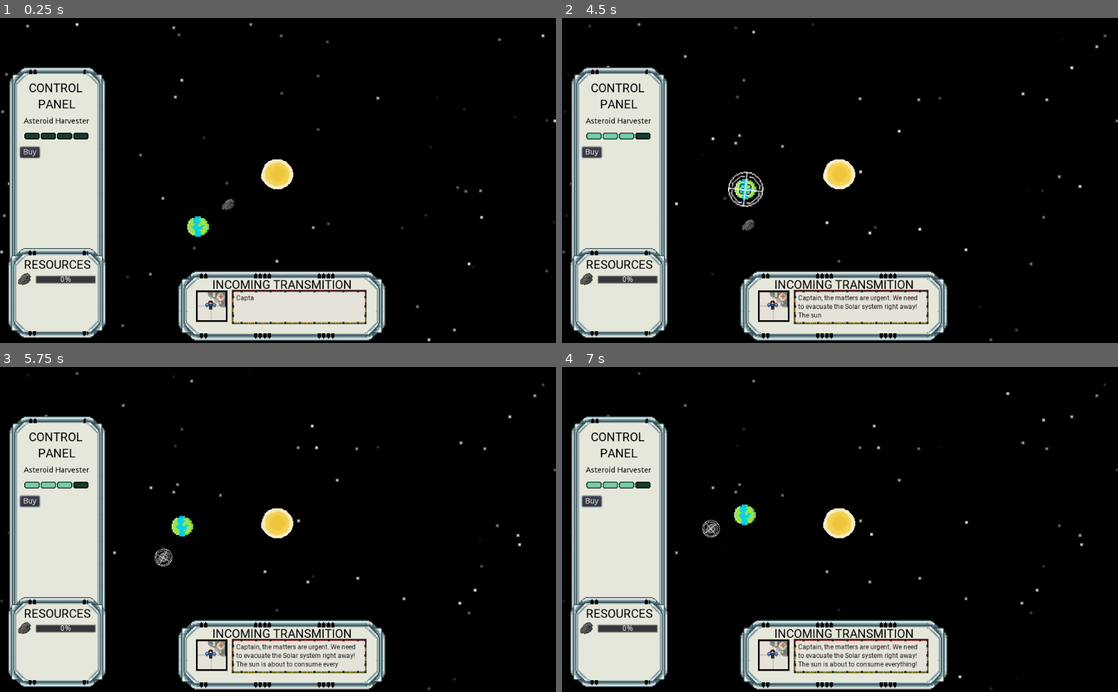
Above: before the commit, frames 1-4 (two rows, left to right).
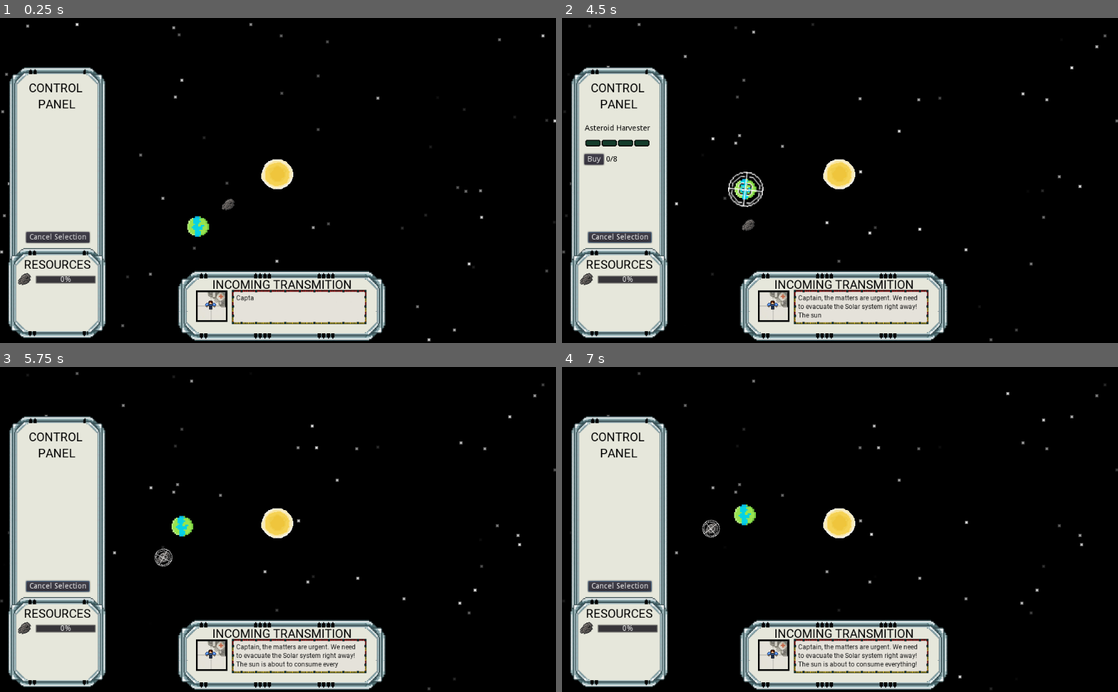
Above: after the commit, the same moments.

Repository: dev-cyprium/EndOfTheUniverse
Game: Godot game, scene res://Scenes/Main.tscn
Two runs of this game, one before a commit and one after it. Both use one fixed random seed, a clock stepped at 60 frames per second and the inputs below.
Inputs (mouse positions are in pixels of both pictures, inside the frame that each line leads up to):
- Up to frame 1 (0.25 s): no input
- Up to frame 2 (4.5 s): click (589, 151) at 0.5 s, where only the run before the commit has a clickable "Buy"; click (617, 235) at 1.25 s, where only the run after the commit has a clickable "Cancel Selection"; click (589, 151) at 2 s, where only the run before the commit has a clickable "Buy"; click (589, 151) at 2.75 s, where only the run before the commit has a clickable "Buy"; move the mouse to (862, 307) at 3.52 s; click (862, 307) at 3.67 s; move the mouse to (745, 190) at 4.27 s; click (745, 190) at 4.42 s
- Up to frame 3 (5.75 s): move the mouse to (177, 568) at 5.02 s; click (177, 568) at 5.17 s
- Up to frame 4 (7 s): move the mouse to (812, 594) at 5.77 s; click (812, 594) at 5.92 s; move the mouse to (1006, 578) at 6.52 s; click (1006, 578) at 6.67 s

The runs differ from the first frame. In frame 1, 0.9% of the frame differs, in the area x 3-17%, y 30-70%; in frame 2, 1.3%; in frame 3, 0.9%; in frame 4, 0.9%.

Commit message:
refactors for better organization, fixed bugs, cancel button

Diff:
--- a/Scenes/Main.tscn
+++ b/Scenes/Main.tscn
@@ -2,10 +2,10 @@
 
 [ext_resource path="res://assets/Sun.png" type="Texture" id=1]
 [ext_resource path="res://assets/Earth.png" type="Texture" id=2]
-[ext_resource path="res://Scripts/Rotate.gd" type="Script" id=3]
-[ext_resource path="res://Scripts/Starlight.gd" type="Script" id=4]
+[ext_resource path="res://Scripts/Game/Rotate.gd" type="Script" id=3]
+[ext_resource path="res://Scripts/Game/Starlight.gd" type="Script" id=4]
 [ext_resource path="res://assets/asteroid.png" type="Texture" id=5]
-[ext_resource path="res://Scenes/GUI.tscn" type="PackedScene" id=6]
+[ext_resource path="res://Scenes/UI/GUI.tscn" type="PackedScene" id=6]
 [ext_resource path="res://Scripts/Manager.gd" type="Script" id=7]
 
 [sub_resource type="CircleShape2D" id=1]
@@ -44,6 +44,10 @@
 position = Vector2( -143.108, 100.116 )
 texture = ExtResource( 2 )
 script = ExtResource( 3 )
+extra = "EarthGauge"
+
+[node name="RocketSpawnPoint" type="Node2D" parent="sun/earth"]
+position = Vector2( -0.771271, -23.6893 )
 
 [node name="KinematicBody2D" type="KinematicBody2D" parent="sun/earth"]
 input_pickable = true
@@ -64,5 +68,6 @@
 
 [node name="CollisionShape2D" type="CollisionShape2D" parent="sun/earth/asteroid/KinematicBody2D"]
 shape = SubResource( 2 )
+[connection signal="CancelSelection" from="UI/GUI" to="Manager" method="_on_GUI_CancelSelection"]
 [connection signal="input_event" from="sun/earth/KinematicBody2D" to="sun/earth" method="_on_KinematicBody2D_input_event"]
 [connection signal="input_event" from="sun/earth/asteroid/KinematicBody2D" to="sun/earth/asteroid" method="_on_KinematicBody2D_input_event"]
--- /dev/null
+++ b/Scenes/PlanetGauges/EarthGauge.tscn
@@ -0,0 +1,15 @@
+[gd_scene load_steps=2 format=2]
+
+[ext_resource path="res://Scenes/UI/Gauge.tscn" type="PackedScene" id=1]
+
+
+
+[node name="EarthGauge" instance=ExtResource( 1 )]
+margin_left = 0.0
+margin_top = 0.0
+margin_right = 149.0
+margin_bottom = 74.0
+rect_min_size = Vector2( 0, 78 )
+
+[node name="Wraper" parent="." index="0"]
+margin_top = 0.0
--- a/Scenes/GUI.tscn
+++ b/Scenes/UI/GUI.tscn
@@ -7,10 +7,12 @@
 [ext_resource path="res://assets/medbay.png" type="Texture" id=5]
 [ext_resource path="res://assets/wire_gui.png" type="Texture" id=6]
 [ext_resource path="res://Scenes/RichTextLabel.gd" type="Script" id=7]
-[ext_resource path="res://assets/Gauges/button_active.png" type="Texture" id=8]
-[ext_resource path="res://assets/Gauges/button_inactive.png" type="Texture" id=9]
-[ext_resource path="res://Scripts/UI/Switch.gd" type="Script" id=10]
-[ext_resource path="res://assets/Gauges/button_super.png" type="Texture" id=11]
+[ext_resource path="res://Scenes/PlanetGauges/EarthGauge.tscn" type="PackedScene" id=8]
+[ext_resource path="res://Scripts/UI/GUI.gd" type="Script" id=9]
+
+
+
+
 
 [sub_resource type="DynamicFont" id=1]
 size = 22
@@ -25,11 +27,12 @@
 anchor_top = -0.000396322
 anchor_right = 1.0
 anchor_bottom = 0.999604
-margin_left = -4.27411
+margin_left = -4.13886
 margin_top = -0.699368
-margin_right = -4.27411
+margin_right = -4.13885
 margin_bottom = -0.699402
 mouse_filter = 2
+script = ExtResource( 9 )
 __meta__ = {
 "_edit_use_anchors_": false
 }
@@ -206,103 +209,37 @@
 "_edit_use_anchors_": false
 }
 
-[node name="Gauge" type="Control" parent="."]
-margin_left = 23.0
-margin_top = 177.174
-margin_right = 172.0
-margin_bottom = 259.174
-script = ExtResource( 10 )
-__meta__ = {
-"_edit_use_anchors_": false
-}
-on_state = ExtResource( 8 )
-off_state = ExtResource( 9 )
-super_state = ExtResource( 11 )
-
-[node name="VBoxContainer" type="VBoxContainer" parent="Gauge"]
-anchor_right = 1.0
-anchor_bottom = 1.0
-margin_left = 7.0
-margin_top = 25.0
-margin_right = -7.0
-margin_bottom = -4.0
-grow_horizontal = 0
-grow_vertical = 0
-__meta__ = {
-"_edit_use_anchors_": false
-}
-
-[node name="Label" type="Label" parent="Gauge/VBoxContainer"]
-margin_right = 135.0
-margin_bottom = 14.0
-custom_colors/font_color = Color( 0, 0, 0, 1 )
-text = "Asteroid Harvester"
-align = 1
-__meta__ = {
-"_edit_use_anchors_": false
-}
-
-[node name="HBoxContainer" type="HBoxContainer" parent="Gauge/VBoxContainer"]
-margin_top = 18.0
-margin_right = 135.0
-margin_bottom = 50.0
-custom_constants/separation = -2
-alignment = 1
-__meta__ = {
-"_edit_use_anchors_": false
-}
-
-[node name="Renderer#1" type="TextureRect" parent="Gauge/VBoxContainer/HBoxContainer"]
-margin_left = 6.0
-margin_right = 38.0
-margin_bottom = 32.0
-texture = ExtResource( 9 )
-__meta__ = {
-"_edit_use_anchors_": false
-}
-
-[node name="Renderer#2" type="TextureRect" parent="Gauge/VBoxContainer/HBoxContainer"]
-margin_left = 36.0
-margin_right = 68.0
-margin_bottom = 32.0
-texture = ExtResource( 9 )
-__meta__ = {
-"_edit_use_anchors_": false
-}
-
-[node name="Renderer#3" type="TextureRect" parent="Gauge/VBoxContainer/HBoxContainer"]
-margin_left = 66.0
-margin_right = 98.0
-margin_bottom = 32.0
-texture = ExtResource( 9 )
-__meta__ = {
-"_edit_use_anchors_": false
-}
-
-[node name="Renderer#4" type="TextureRect" parent="Gauge/VBoxContainer/HBoxContainer"]
-margin_left = 96.0
-margin_right = 128.0
-margin_bottom = 32.0
-texture = ExtResource( 9 )
-__meta__ = {
-"_edit_use_anchors_": false
-}
-
-[node name="HBoxContainer2" type="HBoxContainer" parent="Gauge/VBoxContainer"]
-margin_top = 54.0
-margin_right = 135.0
-margin_bottom = 74.0
-__meta__ = {
-"_edit_use_anchors_": false
-}
-
-[node name="MarginContainer" type="MarginContainer" parent="Gauge/VBoxContainer/HBoxContainer2"]
-margin_right = 36.0
-margin_bottom = 20.0
-
-[node name="Buy" type="Button" parent="Gauge/VBoxContainer/HBoxContainer2/MarginContainer"]
-margin_right = 36.0
-margin_bottom = 20.0
-text = "Buy"
-align = 0
-[connection signal="pressed" from="Gauge/VBoxContainer/HBoxContainer2/MarginContainer/Buy" to="Gauge" method="_on_Buy_pressed"]
+[node name="Extra" type="VBoxContainer" parent="."]
+anchor_left = 0.036
+anchor_top = 0.323
+anchor_right = 0.16
+anchor_bottom = 0.698
+margin_left = 0.135998
+margin_top = 0.199951
+margin_right = 0.159988
+margin_bottom = 0.199921
+__meta__ = {
+"_edit_use_anchors_": false
+}
+
+[node name="EarthGauge" parent="Extra" groups=[
+"extra",
+] instance=ExtResource( 8 )]
+visible = false
+margin_right = 127.0
+margin_bottom = 78.0
+
+[node name="Button" type="Button" parent="."]
+anchor_left = 0.096
+anchor_top = 0.703
+anchor_right = 0.096
+anchor_bottom = 0.703
+margin_left = -57.3632
+margin_top = -29.9311
+margin_right = 59.6368
+margin_bottom = -9.93112
+text = "Cancel Selection"
+__meta__ = {
+"_edit_use_anchors_": false
+}
+[connection signal="pressed" from="Button" to="." method="_on_Button_pressed"]
--- /dev/null
+++ b/Scenes/UI/Gauge.tscn
@@ -0,0 +1,115 @@
+[gd_scene load_steps=6 format=2]
+
+[ext_resource path="res://assets/Gauges/button_inactive.png" type="Texture" id=1]
+[ext_resource path="res://assets/Gauges/button_super.png" type="Texture" id=2]
+[ext_resource path="res://assets/Gauges/button_active.png" type="Texture" id=3]
+[ext_resource path="res://Scripts/UI/Switch.gd" type="Script" id=4]
+[ext_resource path="res://Scripts/UI/Status.gd" type="Script" id=5]
+
+[node name="Gauge" type="Control"]
+margin_left = 23.0
+margin_top = 177.174
+margin_right = 172.0
+margin_bottom = 259.174
+script = ExtResource( 4 )
+__meta__ = {
+"_edit_use_anchors_": false
+}
+on_state = ExtResource( 3 )
+off_state = ExtResource( 1 )
+super_state = ExtResource( 2 )
+
+[node name="Wraper" type="VBoxContainer" parent="."]
+anchor_right = 1.0
+anchor_bottom = 1.0
+margin_left = 7.0
+margin_top = 25.0
+margin_right = -7.0
+margin_bottom = -4.0
+grow_horizontal = 0
+grow_vertical = 0
+__meta__ = {
+"_edit_use_anchors_": false
+}
+
+[node name="Name" type="Label" parent="Wraper"]
+margin_right = 135.0
+margin_bottom = 14.0
+custom_colors/font_color = Color( 0, 0, 0, 1 )
+text = "Asteroid Harvester"
+align = 1
+__meta__ = {
+"_edit_use_anchors_": false
+}
+
+[node name="GaugeRender" type="HBoxContainer" parent="Wraper"]
+margin_top = 18.0
+margin_right = 135.0
+margin_bottom = 50.0
+custom_constants/separation = -2
+alignment = 1
+__meta__ = {
+"_edit_use_anchors_": false
+}
+
+[node name="Renderer#1" type="TextureRect" parent="Wraper/GaugeRender"]
+margin_left = 6.0
+margin_right = 38.0
+margin_bottom = 32.0
+texture = ExtResource( 1 )
+__meta__ = {
+"_edit_use_anchors_": false
+}
+
+[node name="Renderer#2" type="TextureRect" parent="Wraper/GaugeRender"]
+margin_left = 36.0
+margin_right = 68.0
+margin_bottom = 32.0
+texture = ExtResource( 1 )
+__meta__ = {
+"_edit_use_anchors_": false
+}
+
+[node name="Renderer#3" type="TextureRect" parent="Wraper/GaugeRender"]
+margin_left = 66.0
+margin_right = 98.0
+margin_bottom = 32.0
+texture = ExtResource( 1 )
+__meta__ = {
+"_edit_use_anchors_": false
+}
+
+[node name="Renderer#4" type="TextureRect" parent="Wraper/GaugeRender"]
+margin_left = 96.0
+margin_right = 128.0
+margin_bottom = 32.0
+texture = ExtResource( 1 )
+__meta__ = {
+"_edit_use_anchors_": false
+}
+
+[node name="Controls" type="HBoxContainer" parent="Wraper"]
+margin_top = 54.0
+margin_right = 135.0
+margin_bottom = 74.0
+__meta__ = {
+"_edit_use_anchors_": false
+}
+
+[node name="Buy" type="Button" parent="Wraper/Controls"]
+margin_right = 36.0
+margin_bottom = 20.0
+text = "Buy"
+align = 0
+
+[node name="Status" type="Label" parent="Wraper/Controls"]
+margin_left = 40.0
+margin_top = 3.0
+margin_right = 61.0
+margin_bottom = 17.0
+custom_colors/font_color = Color( 0, 0, 0, 1 )
+text = "0/8"
+align = 2
+script = ExtResource( 5 )
+[connection signal="StateChanged" from="." to="Wraper/Controls/Status" method="_on_Gauge_StateChanged"]
+[connection signal="pressed" from="Wraper/Controls/Buy" to="." method="_on_Buy_pressed"]
--- a/Scripts/Clickable.gd
+++ b/Scripts/Clickable.gd
@@ -1,5 +1,7 @@
 extends Node
-onready var clicker = preload("res://Scenes/Selectable.tscn")
+
+export(String, "None", "EarthGauge") var extra
+onready var clicker = preload("res://Scenes/GameObject/Selectable.tscn")
 
 signal ItemSelected
 
@@ -8,6 +10,12 @@
 	var _ret = self.connect("ItemSelected", manager[0], "_handle_selected")
 
 func spawn_selection(node):
+	var nodes = get_tree().get_nodes_in_group("extra")
+	for node in nodes:
+		if node.name == extra:
+			node.show()
+		else:
+			node.hide()
 	emit_signal("ItemSelected", node)
 
 func _on_KinematicBody2D_input_event(_viewport, event, _shape_idx):
--- a/Scripts/Rotate.gd
+++ b/Scripts/Game/Rotate.gd
@@ -8,5 +8,8 @@
 func _ready():
 	sun = get_parent()
 
+func spawn_rocket():
+	pass
+
 func _process(delta):
 	self.position = self.position.rotated((angle * rotate_speed) * delta)
--- a/Scripts/Manager.gd
+++ b/Scripts/Manager.gd
@@ -1,22 +1,12 @@
 extends Node
 
-onready var clicker = preload("res://Scenes/Selectable.tscn")
+onready var clicker = preload("res://Scenes/GameObject/Selectable.tscn")
 var go = null
 var prevParent = null
 var handled = false
 
 func _ready():
 	go = clicker.instance()
-
-# func _input(event):
-#	if handled:
-#		handled = false
-#		return
-
-#	if event is InputEventMouseButton:
-#		if prevParent != null:
-#			prevParent.remove_child(go)
-#			prevParent = null
 
 func _handle_selected(node):
 	if prevParent != null:
@@ -30,3 +20,11 @@
 
 	prevParent = node
 	handled = true
+
+func _on_GUI_CancelSelection():
+	if prevParent:
+		prevParent.remove_child(go)
+		var nodes = get_tree().get_nodes_in_group("extra")
+		for node in nodes:
+			node.hide()
+	prevParent = null
--- /dev/null
+++ b/Scripts/UI/GUI.gd
@@ -0,0 +1,6 @@
+extends Control
+
+signal CancelSelection
+
+func _on_Button_pressed():
+	emit_signal("CancelSelection")
--- /dev/null
+++ b/Scripts/UI/Status.gd
@@ -0,0 +1,4 @@
+extends Label
+
+func _on_Gauge_StateChanged(state):
+	self.text = str(state) + "/8"
--- a/Scripts/UI/Switch.gd
+++ b/Scripts/UI/Switch.gd
@@ -5,14 +5,19 @@
 export(Texture) var off_state;
 export(Texture) var super_state;
 
+signal StateChanged
 var state = 0
 
 func _ready():
+	print("INITIALIZED!")
 	for child in get_child(0).get_child(1).get_children():
 		child.texture = off_state;
 
 func _on_Buy_pressed():
+	if state + 1 > 8:
+		return
 	state = state + 1
+	emit_signal("StateChanged", state)
 	var i = 0
 	for child in get_child(0).get_child(1).get_children():
 		if state >= 5:
--- a/Scripts/asteroid.gd
+++ /dev/null
@@ -1,16 +0,0 @@
-extends Node
-
-
-# Declare member variables here. Examples:
-# var a = 2
-# var b = "text"
-
-
-# Called when the node enters the scene tree for the first time.
-func _ready():
-	pass # Replace with function body.
-
-
-# Called every frame. 'delta' is the elapsed time since the previous frame.
-#func _process(delta):
-#	pass
Renamed: Scenes/Selectable.tscn -> Scenes/GameObject/Selectable.tscn
Not shown: 1 places in Scenes/UI/GUI.tscn that only renumber resources
Renamed: Scripts/Starlight.gd -> Scripts/Game/Starlight.gd
Binary file added: assets/rocket.png
Not shown, added: assets/rocket.png.import
